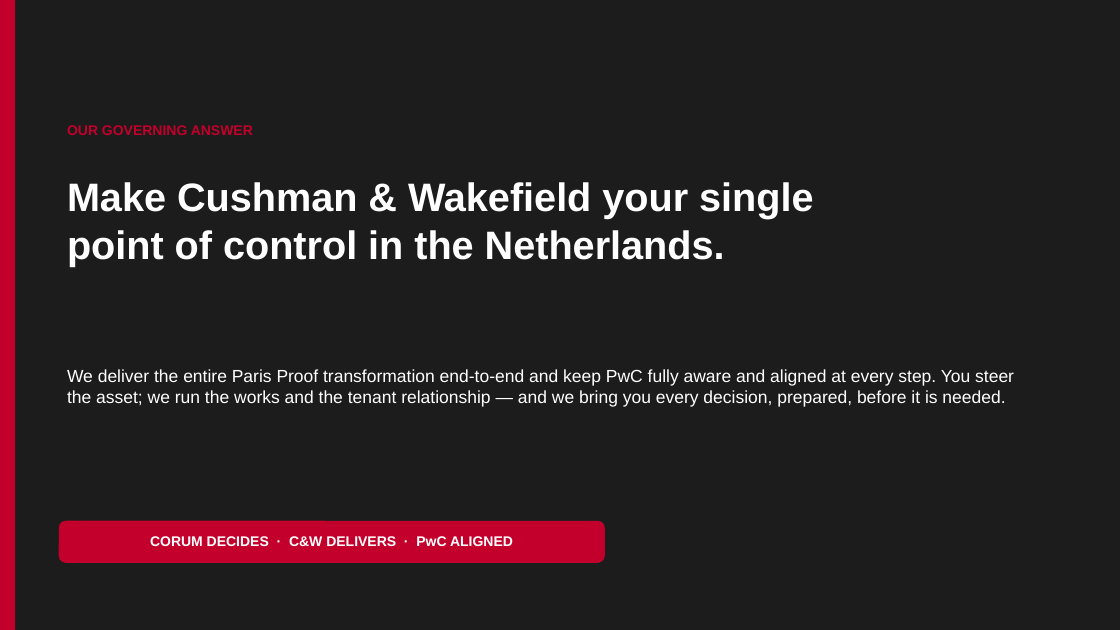
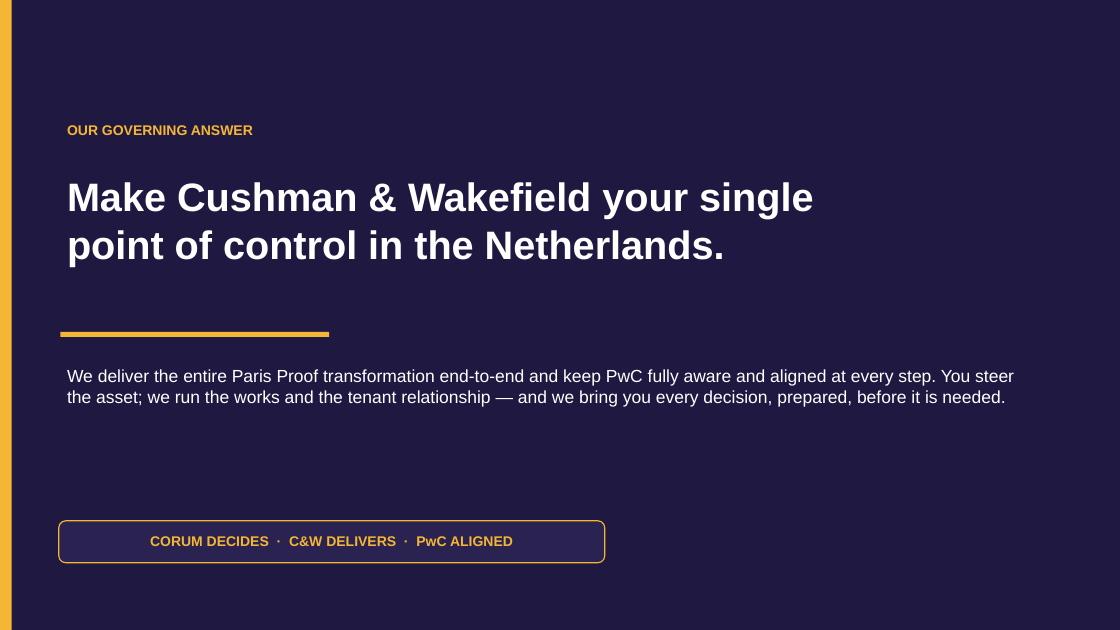
Before and after one commit to sjbezemer-cmyk/Solid-Base, a slide deck: slide 6 of corum-pitch/Corum-Westgate-I-Pitch-STYLED.pptx. Drawn at 1120x630 pixels with LibreOffice and Linux fonts; fonts in the diff are those of the drawing. Boxes give left, top, right and bottom in pixels: in the first picture for what was removed or moved away, otherwise in the second. Text is boxed around its words. In the diff, an @@ line names an element or a change of style, - is before the commit and + after.

```diff
--- a/corum-pitch/Corum-Westgate-I-Pitch-STYLED.pptx
+++ b/corum-pitch/Corum-Westgate-I-Pitch-STYLED.pptx
@@ rectangle at [0,0,1120,630]: fill #1C1C1C to #1F1942; outline #1C1C1C 0.75 pt to #1F1942 0.75 pt @@
@@ rectangle at [0,0,12,630]: fill #C3002B to #F4B634 @@
@@ text "OUR GOVERNING ANSWER" at [67,125,253,135]: text colour #C3002B to #F4B634 @@
@@ rectangle added at [60,332,329,337], fill #F4B634 @@
@@ text "CORUM DECIDES · C&W DELIVERS ..." at [150,536,513,546]: text colour #FFFFFF to #F4B634 @@
@@ rounded rectangle at [59,521,605,563]: fill #C3002B to #2A2250; outline none to #F4B634 1 pt @@
```
Also in this commit, not shown: 22 other slides changed, 1 other file.
